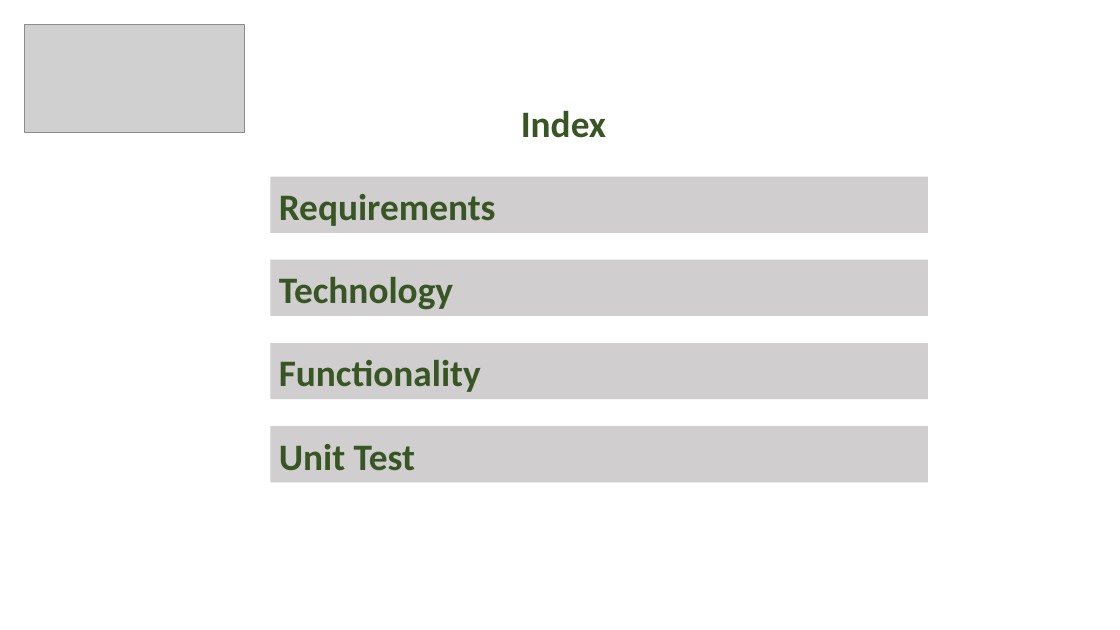
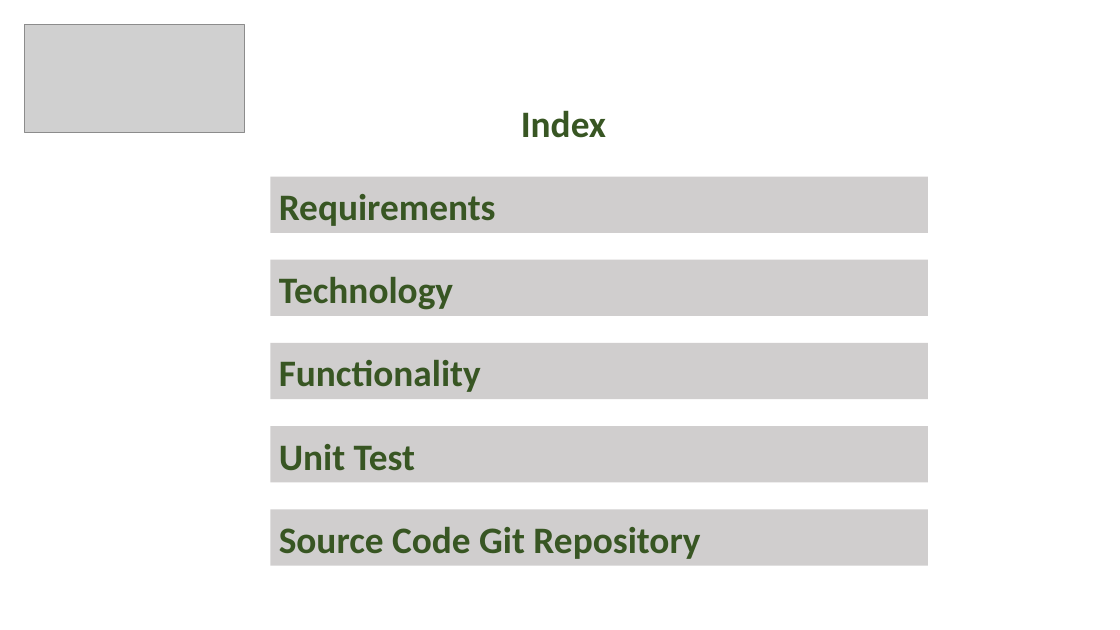
Before and after one commit to sachinsonvane/LLoydsBankAssigment, a slide deck: slide 2 of LLoydsBankPOC_Manual_Doc.pptx. Drawn at 1120x630 pixels with LibreOffice and Linux fonts; fonts in the diff are those of the drawing; grey boxes stand for pictures. Boxes give left, top, right and bottom in pixels: in the first picture for what was removed or moved away, otherwise in the second. Text is boxed around its words. In the diff, an @@ line names an element or a change of style, - is before the commit and + after.

Commit message:
pptx file changes
pptx file changes

```diff
--- a/LLoydsBankPOC_Manual_Doc.pptx
+++ b/LLoydsBankPOC_Manual_Doc.pptx
@@ rectangle added at (271,509,928,565), fill #D0CECE, 32 pt, text #385723, bold @@
+Source Code Git Repository
```
